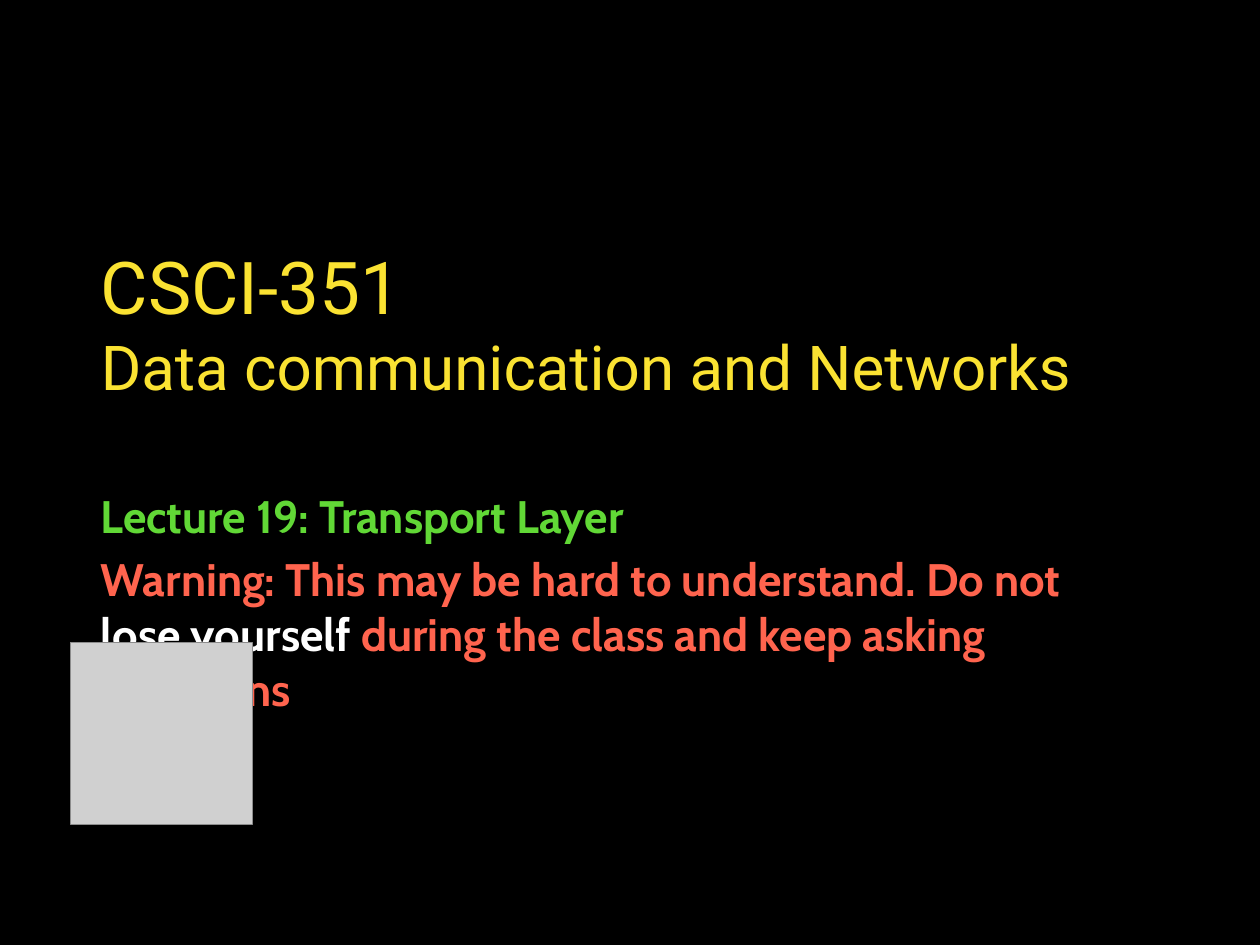
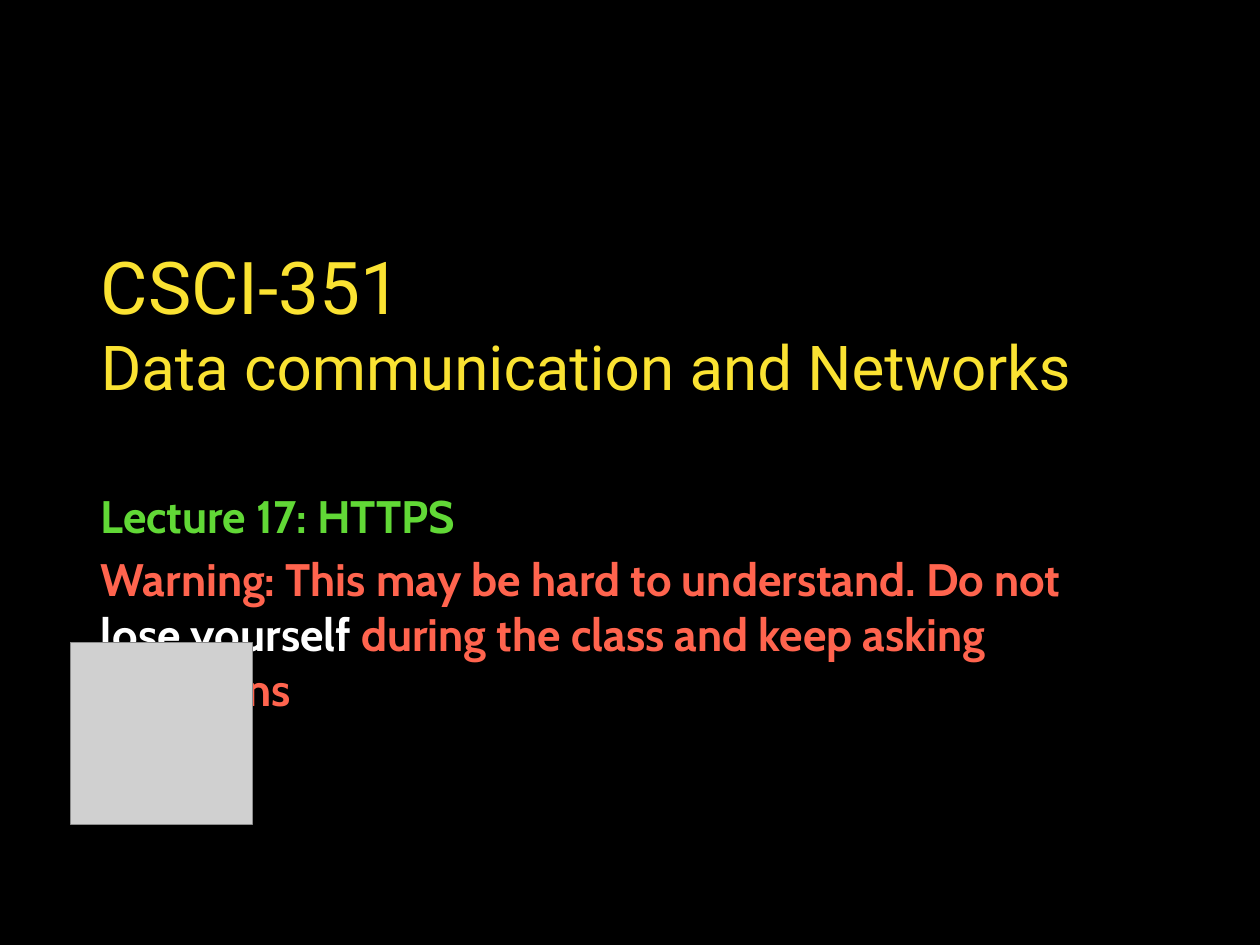
Before and after one commit to taejoong/taejoong.github.io, a slide deck: slide 1 of courses/csci-351/handouts/19-TLS.pptx. Drawn at 1260x945 pixels with LibreOffice and Linux fonts; fonts in the diff are those of the drawing; grey boxes stand for pictures. Boxes give left, top, right and bottom in pixels: in the first picture for what was removed or moved away, otherwise in the second. Text is boxed around its words. In the diff, an @@ line names an element or a change of style, - is before the commit and + after.

```diff
--- a/courses/csci-351/handouts/19-TLS.pptx
+++ b/courses/csci-351/handouts/19-TLS.pptx
@@ text at [101, 500, 455, 534]: text changed @@
-Lecture 19: Transport Layer
+Lecture 17: HTTPS
```
Also in this commit, not shown: 10 other slides changed, 19 slides added, 1 slide removed, 2 other files.
